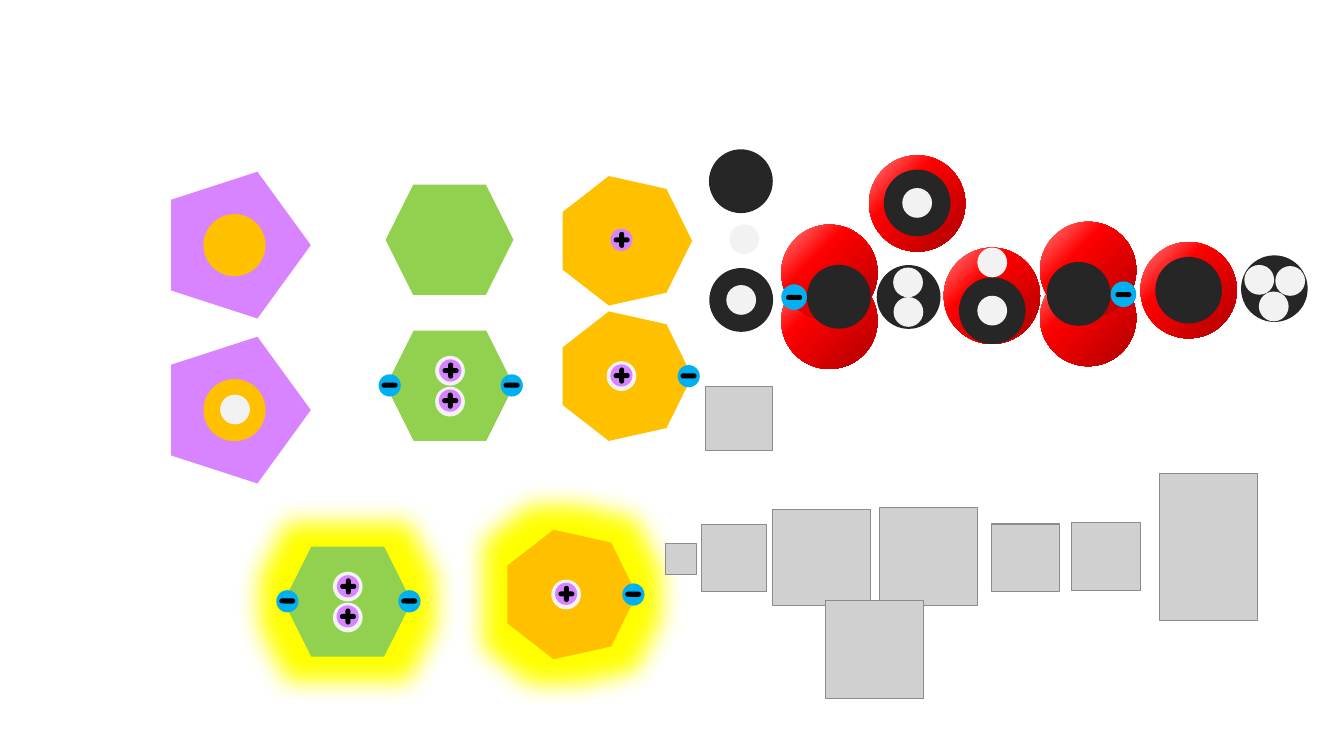
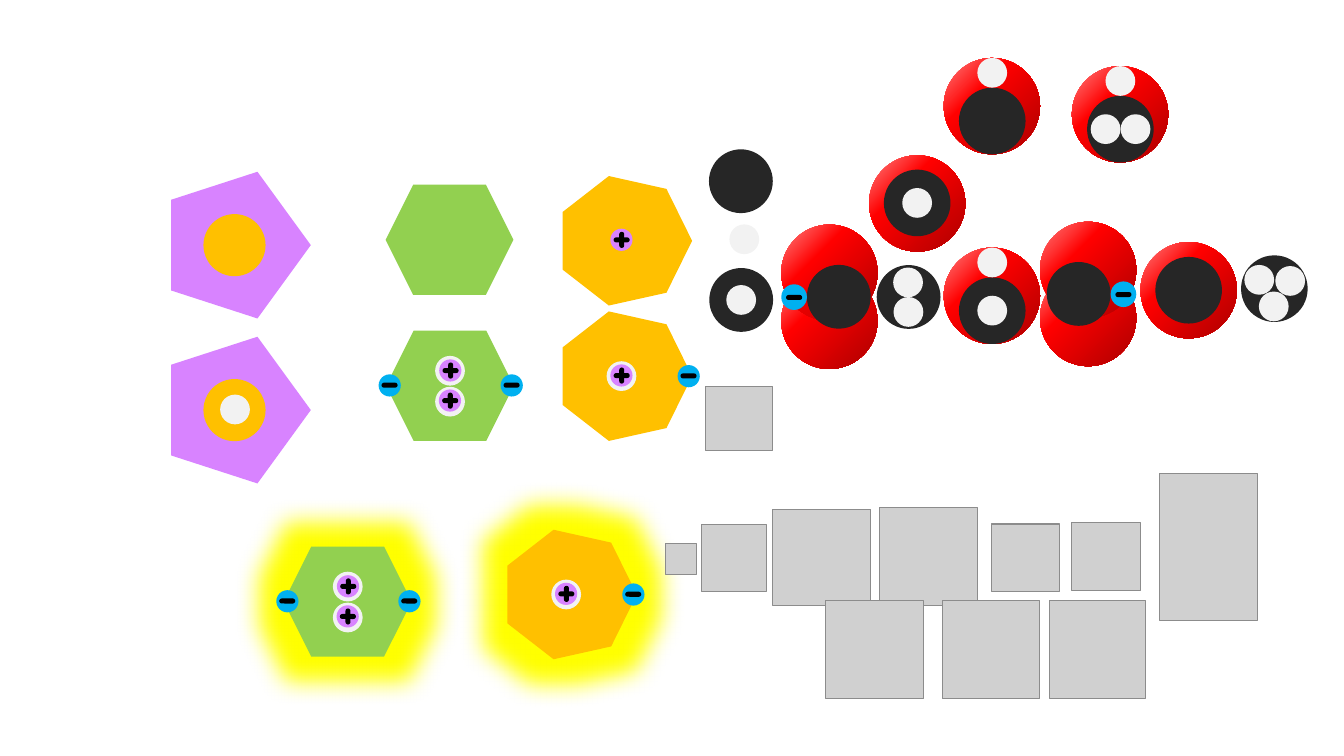
Before and after one commit to ihux/neural-study, a slide deck: slide 1 of paper/Biochemistry/Biochemistry.pptx. Drawn at 1344x756 pixels with LibreOffice and Linux fonts; fonts in the diff are those of the drawing; grey boxes stand for pictures. Boxes give left, top, right and bottom in pixels: in the first picture for what was removed or moved away, otherwise in the second. Text is boxed around its words. In the diff, an @@ line names an element or a change of style, - is before the commit and + after.

```diff
--- a/paper/Biochemistry/Biochemistry.pptx
+++ b/paper/Biochemistry/Biochemistry.pptx
@@ ellipse added at (944, 58, 1040, 154), fill gradient #AE0000 to #FF0000 to #FF8686 @@
@@ ellipse added at (978, 57, 1008, 88), fill #F2F2F2 @@
@@ ellipse added at (959, 88, 1025, 154), fill #262626 @@
@@ group added at (1072, 67, 1168, 162): 5 ellipses @@
@@ picture added at (943, 601, 1041, 699) @@
@@ picture added at (1050, 601, 1146, 699) @@
```
Also in this commit, not shown: 1 other slide changed, 2 slides added.
